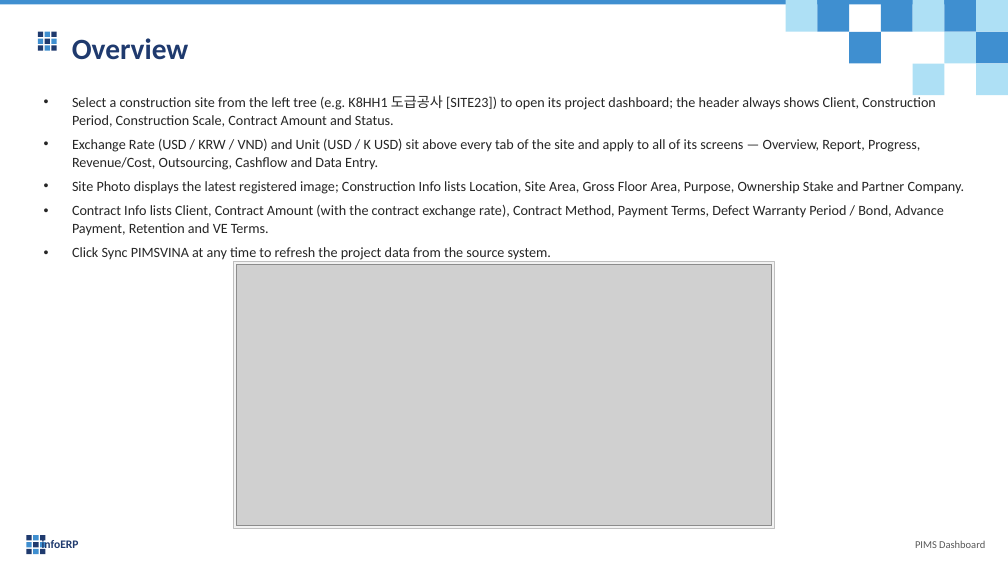
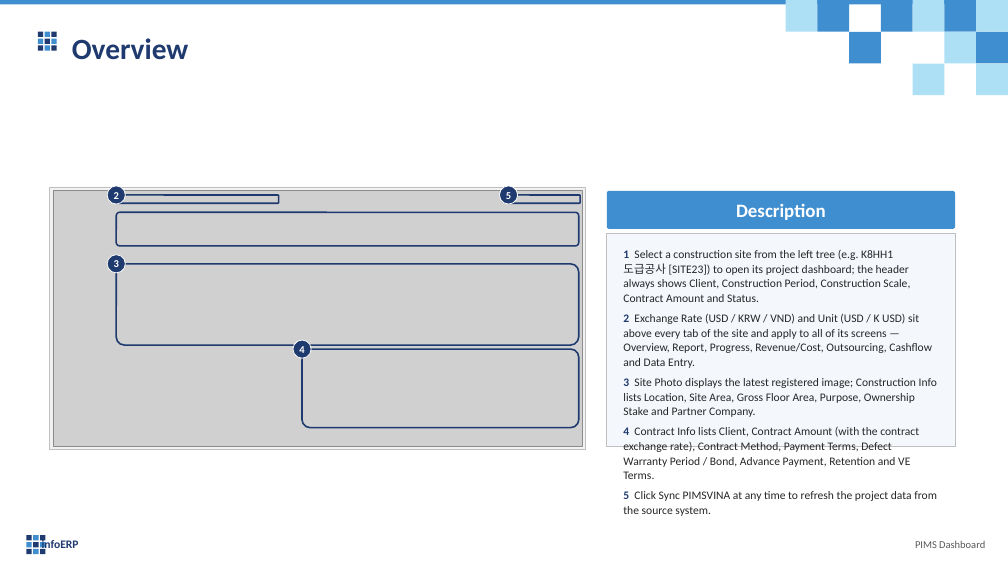
Before and after one commit to truongCLT/PIMS-DASHBOARD, a slide deck: slide 11 of docs/PIMS_Dashboard_User_Guide_V1.pptx. Drawn at 1008x567 pixels with LibreOffice and Linux fonts; fonts in the diff are those of the drawing; grey boxes stand for pictures. Boxes give left, top, right and bottom in pixels: in the first picture for what was removed or moved away, otherwise in the second. Text is boxed around its words. In the diff, an @@ line names an element or a change of style, - is before the commit and + after.

```diff
--- a/docs/PIMS_Dashboard_User_Guide_V1.pptx
+++ b/docs/PIMS_Dashboard_User_Guide_V1.pptx
@@ rectangle: place and size @@
-rectangle at [234, 262, 775, 529]
+rectangle at [50, 188, 585, 450]
@@ picture: place and size @@
-picture at [237, 265, 772, 526]
+picture at [53, 191, 582, 447]
@@ ellipse added at [107, 186, 126, 204], fill #1F3A6E, outline #FFFFFF 0.75 pt, 10 pt, text #FFFFFF, bold @@
+2
@@ rounded rectangle added at [116, 195, 279, 203], outline #1F3A6E 1.5 pt @@
@@ ellipse added at [500, 186, 518, 204], fill #1F3A6E, outline #FFFFFF 0.75 pt, 10 pt, text #FFFFFF, bold @@
+5
@@ rounded rectangle added at [509, 195, 581, 203], outline #1F3A6E 1.5 pt @@
@@ rounded rectangle added at [607, 191, 956, 228], fill #3F8FD0, 18 pt, text #FFFFFF, bold @@
+Description
@@ rounded rectangle added at [116, 212, 579, 246], outline #1F3A6E 1.5 pt @@
@@ rectangle added at [607, 234, 956, 447], fill #F4F8FD, outline #BFBFBF 0.75 pt @@
@@ ellipse added at [107, 255, 126, 273], fill #1F3A6E, outline #FFFFFF 0.75 pt, 10 pt, text #FFFFFF, bold @@
+3
@@ rounded rectangle added at [116, 264, 579, 345], outline #1F3A6E 1.5 pt @@
@@ text at [623, 250, 937, 516]: text changed; size 13.5 to 11 pt @@
-• Select a construction site from the left tree (e.g. K8HH1 도급공사 [SITE23]) to open its project dashboard; the header always shows Client, Construction Period, Construction Scale, Contract Amount and Status.
-• Exchange Rate (USD / KRW / VND) and Unit (USD / K USD) sit above every tab of the site and apply to all of its screens — Overview, Report, Progress, Revenue/Cost, Outsourcing, Cashflow and Data Entry.
-• Site Photo displays the latest registered image; Construction Info lists Location, Site Area, Gross Floor Area, Purpose, Ownership Stake and Partner Company.
-• Contract Info lists Client, Contract Amount (with the contract exchange rate), Contract Method, Payment Terms, Defect Warranty Period / Bond, Advance Payment, Retention and VE Terms.
-• Click Sync PIMSVINA at any time to refresh the project data from the source system.
+1 Select a construction site from the left tree (e.g. K8HH1 도급공사 [SITE23]) to open its project dashboard; the header always shows Client, Construction Period, Construction Scale, Contract Amount and Status.
+2 Exchange Rate (USD / KRW / VND) and Unit (USD / K USD) sit above every tab of the site and apply to all of its screens — Overview, Report, Progress, Revenue/Cost, Outsourcing, Cashflow and Data Entry.
+3 Site Photo displays the latest registered image; Construction Info lists Location, Site Area, Gross Floor Area, Purpose, Ownership Stake and Partner Company.
+4 Contract Info lists Client, Contract Amount (with the contract exchange rate), Contract Method, Payment Terms, Defect Warranty Period / Bond, Advance Payment, Retention and VE Terms.
+5 Click Sync PIMSVINA at any time to refresh the project data from the source system.
@@ ellipse added at [293, 340, 312, 358], fill #1F3A6E, outline #FFFFFF 0.75 pt, 10 pt, text #FFFFFF, bold @@
+4
@@ rounded rectangle added at [302, 349, 579, 428], outline #1F3A6E 1.5 pt @@
```
Also in this commit, not shown: 29 other slides changed, 2 other files.
